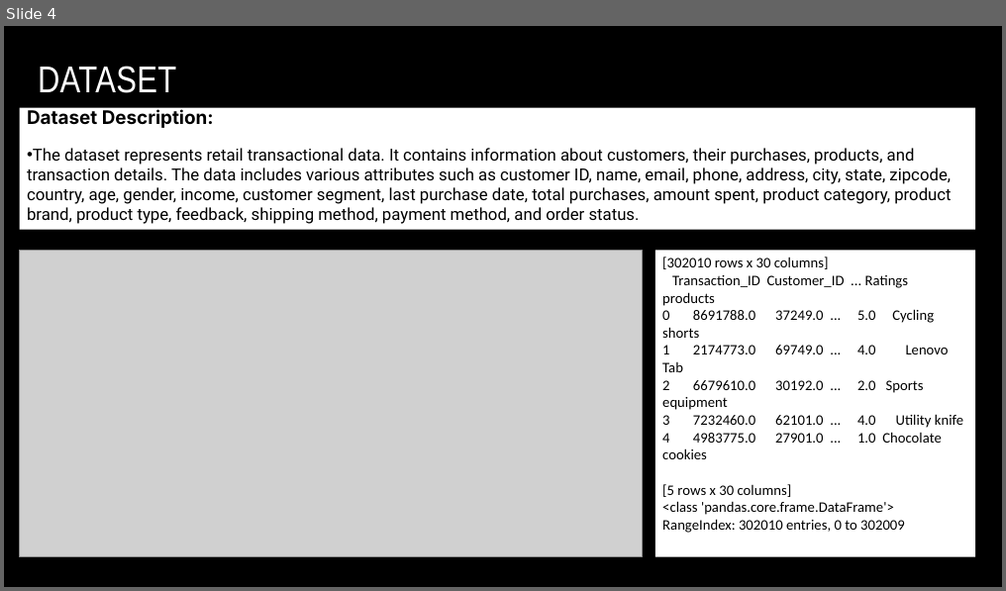
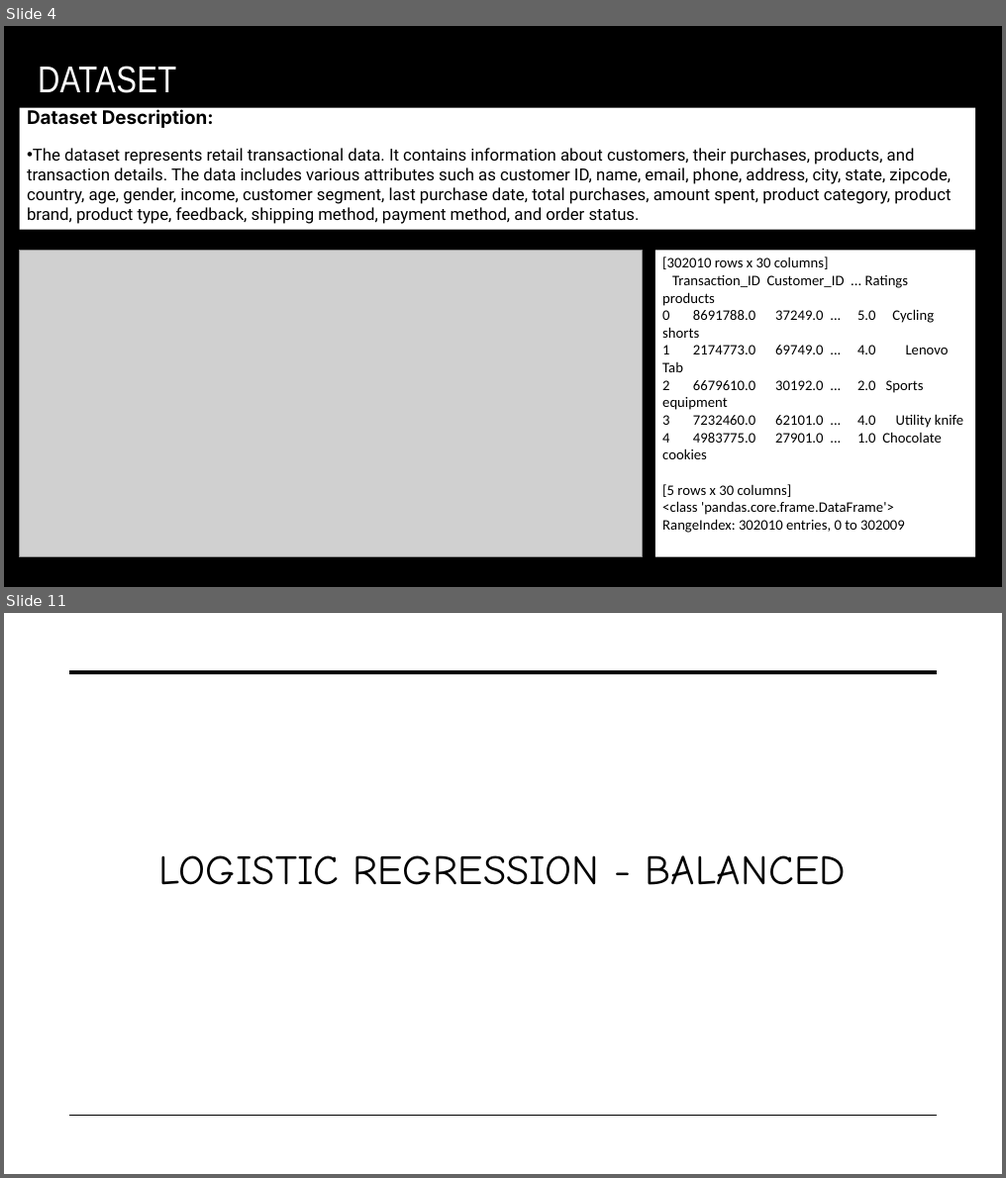
Before and after one commit to Becky139/Retail-Customer-Behavior-Analysis-using-Machine-Learning-Tableau, a slide deck: Team B Presentation.pptx. Shown one above the other, each under a label of ours: slide 4 before the commit, slides 4 and 11 after it; the slides between them are not shown. The pictures are 1006x591 and 1006x1178 pixels, drawn with LibreOffice and Linux fonts; fonts in the diff are those of the drawing; grey boxes stand for pictures; background and template pictures are left out. Boxes give left, top, right and bottom in pixels: in the first picture for what was removed or moved away, otherwise in the second. Text is boxed around its words. In the diff, an @@ line names an element or a change of style, - is before the commit and + after.

```diff
--- a/Team B Presentation.pptx
+++ b/Team B Presentation.pptx
@@ slide 11 added at (4,613,1002,1174), background picture (left out) @@
@@ line added from (70, 672) to (937, 672), #000000 3.5 pt @@
@@ text added at (159,856,846,885), 40 pt, text #000000 @@
+LOGISTIC REGRESSION - BALANCED
@@ line added from (70, 1116) to (937, 1116), #000000 1 pt @@
```
Also in this commit, not shown: 4 slides changed, 24 other slides added.
